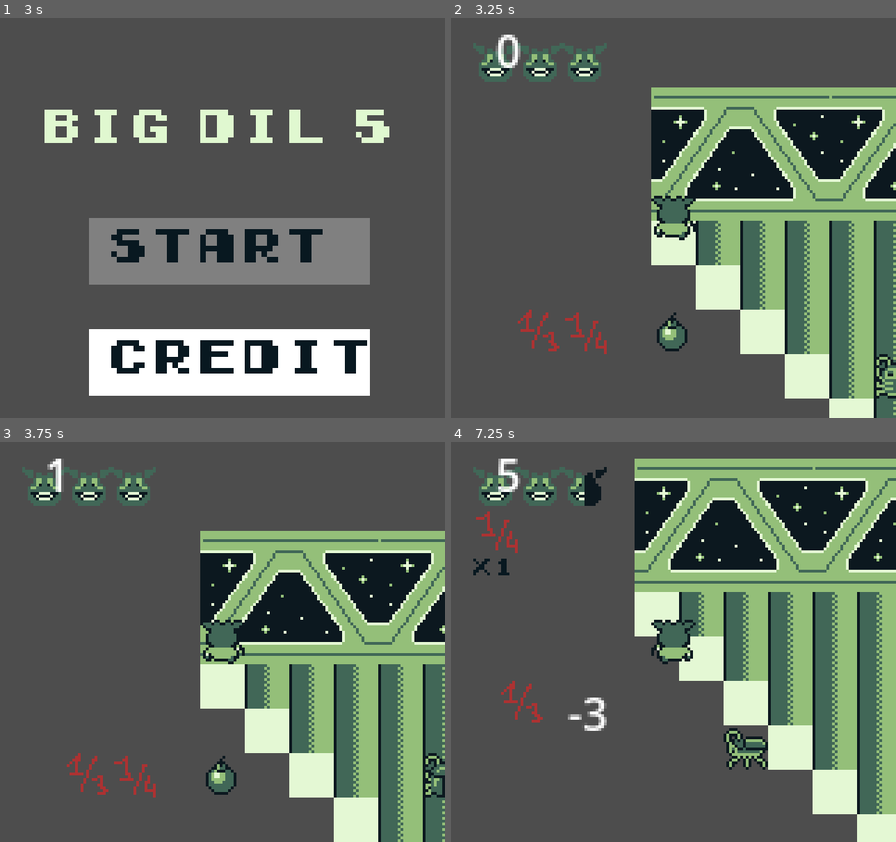
Above: before the commit, frames 1-4 (two rows, left to right).
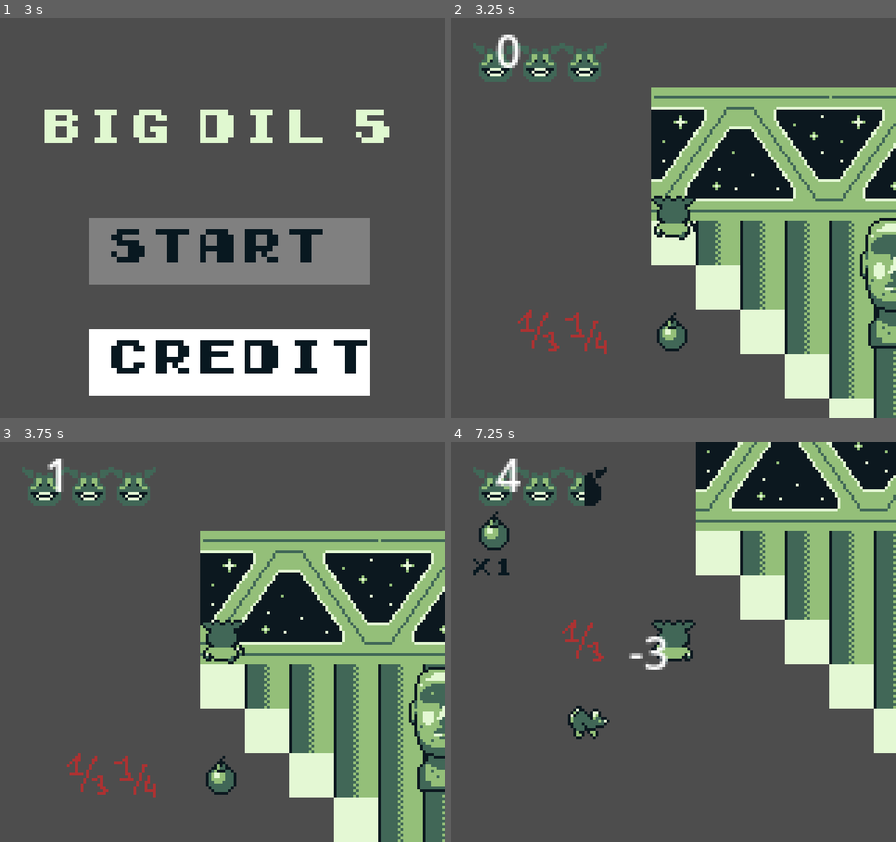
Above: after the commit, the same moments.

Repository: winter-theo/BigDil
Game: Godot game, scene res://Scenes/global.tscn
Same seed, same stepped clock (60 frames per second), same inputs: the game is played once before the commit and once after it.
Inputs:
- Up to frame 1 (3 s): tap Enter (ui_accept) at 0.5, 0.77, 1.52, 2, 2.75 s; hold Right (ui_right) 0.53-1.28 s; tap Shift (select) every 0.75 s from 0.6 to 2.85 s; hold Down (ui_down) 1.28-2.03 s; hold Right (ui_right) 2.03-2.78 s; hold Up (ui_up) from 2.78 s (still down)
- Up to frame 2 (3.25 s): keep holding Up (ui_up); tap Enter (ui_accept) at 3.02 s
- Up to frame 3 (3.75 s): release Up (ui_up) at 3.53 s; hold Left (ui_left) from 3.53 s (still down); tap Shift (select) at 3.6 s
- Up to frame 4 (7.25 s): tap Enter (ui_accept) at 3.77, 4.52, 5, 6.02, 6.77 s; tap Shift (select) every 0.75 s from 4.35 to 6.6 s; release Left (ui_left) at 5.03 s; hold Down (ui_down) 5.03-5.78 s; hold Right (ui_right) 5.78-6.53 s; hold Up (ui_up) from 6.53 s (still down)

Frame 1 is identical in both runs. In frame 2, 1.7% of the frame differs, in the area x 91-100%, y 50-96%; in frame 3, 1.4%; in frame 4, 41%, in the area x 5-100%, y 0-100%.

Commit message:
feat: ajout du rat et du boss Moai

Diff:
--- /dev/null
+++ b/Scenes/moai.gd
@@ -0,0 +1,145 @@
+extends EnemyBase
+
+# ============================================================================
+# Moai (BOSS)
+# ----------------------------------------------------------------------------
+# Statue antique géante (48×48, occupe 3×3 tiles). Boss du donjon.
+#
+# IA :
+#   - Reste sur place (statue immobile)
+#   - Si Bill est aligné en croix avec n'importe quelle partie du Moai
+#     (3 colonnes × 3 rangées) et dans la portée :
+#       Tour 1 : IDLE -> CHARGING (anim charge)
+#       Tour 2 : CHARGING (anim charge)
+#       Tour 3 : FIRING (anim laser, dégâts si Bill toujours sur la croix)
+#       Tour 4 : IDLE (recommence)
+#   - Si Bill est adjacent (collé) : attaque CAC sans charger (backup)
+#
+# Le joueur peut esquiver le laser en sortant de la croix pendant la phase de
+# charge.
+# ============================================================================
+
+enum State { IDLE, CHARGING, FIRING }
+
+# Durée de la phase de charge (en tours du boss).
+const CHARGE_DURATION = 2
+
+# Portée du laser en tiles.
+const LASER_RANGE = 8
+
+# Offset du centre visuel du Moai par rapport à sa position de référence
+# (origine du noeud). Le sprite est offset de (8, -8), donc le centre visuel
+# est ici. C'est par rapport à ce centre qu'on calcule la "croix" de tir.
+const VISUAL_CENTER_OFFSET = Vector2(8, -8)
+
+# Demi-largeur et demi-hauteur du Moai en tiles. 1 = couvre 3 tiles (-1, 0, +1).
+const MOAI_HALF_WIDTH_TILES = 1
+const MOAI_HALF_HEIGHT_TILES = 1
+
+var state: State = State.IDLE
+var charge_counter: int = 0
+
+
+func _ready() -> void:
+	max_hp = 5
+	attack_damage = 1
+	detection_range = LASER_RANGE
+	super()
+	_play("idle")
+
+
+func take_turn() -> void:
+	if is_dead:
+		end_turn()
+		return
+
+	match state:
+		State.IDLE:
+			_handle_idle()
+		State.CHARGING:
+			_handle_charging()
+		State.FIRING:
+			_handle_firing()
+
+
+func _handle_idle() -> void:
+	if _player_on_cross() and _distance_from_visual_center() <= LASER_RANGE:
+		state = State.CHARGING
+		charge_counter = 0
+		_play("charge")
+		end_turn()
+		return
+
+	if is_adjacent_to_player():
+		_play("idle")
+		attack_player()
+		return
+
+	_play("idle")
+	end_turn()
+
+
+func _handle_charging() -> void:
+	charge_counter += 1
+	_play("charge")
+	if charge_counter >= CHARGE_DURATION:
+		state = State.FIRING
+	end_turn()
+
+
+func _handle_firing() -> void:
+	_play("attack")
+	if _player_on_cross() and _distance_from_visual_center() <= LASER_RANGE:
+		if global.can_be_damaged:
+			global.has_taken_damage = true
+			global.damageAmount = attack_damage
+	state = State.IDLE
+	end_turn()
+
+
+# ----------------------------------------------------------------------------
+# Détection étendue : le Moai occupe 3x3 tiles, donc sa "croix" est élargie.
+# ----------------------------------------------------------------------------
+
+# Vecteur en tiles depuis le CENTRE VISUEL du Moai vers le joueur.
+func _player_offset_tiles() -> Vector2:
+	var p = get_player()
+	if p == null:
+		return Vector2.ZERO
+	var moai_center = global_position + VISUAL_CENTER_OFFSET
+	return (p.global_position - moai_center) / tile_size
+
+
+# Distance Manhattan en tiles entre le centre visuel du Moai et le joueur.
+# Utilisée pour la portée du laser.
+func _distance_from_visual_center() -> int:
+	var v = _player_offset_tiles()
+	return int(abs(v.x) + abs(v.y))
+
+
+# Bill est-il dans la croix élargie du Moai ?
+# Vrai si Bill est dans une des 3 colonnes OU dans une des 3 rangées occupées
+# par le Moai, et qu'il n'est PAS dans la zone du Moai elle-même.
+func _player_on_cross() -> bool:
+	var v = _player_offset_tiles()
+	if v == Vector2.ZERO:
+		return false
+
+	var in_columns = abs(v.x) <= MOAI_HALF_WIDTH_TILES
+	var in_rows = abs(v.y) <= MOAI_HALF_HEIGHT_TILES
+
+	# Si Bill est physiquement dans la zone du Moai (ne devrait pas arriver
+	# grâce à la hitbox), on ne déclenche pas le laser.
+	if in_columns and in_rows:
+		return false
+
+	return in_columns or in_rows
+
+
+# Helper pour jouer une animation si elle existe sur l'AnimatedSprite2D.
+func _play(anim_name: String) -> void:
+	if animated_sprite == null:
+		return
+	if animated_sprite.sprite_frames and animated_sprite.sprite_frames.has_animation(anim_name):
+		if animated_sprite.animation != anim_name:
+			animated_sprite.play(anim_name)
--- /dev/null
+++ b/Scenes/moai.tscn
@@ -0,0 +1,88 @@
+[gd_scene load_steps=13 format=3 uid="uid://b8moai7eb03yy2"]
+
+[ext_resource type="Script" path="res://Scenes/moai.gd" id="1_moai"]
+[ext_resource type="Script" path="res://Scenes/MovementTween.gd" id="2_tween"]
+[ext_resource type="Script" path="res://Scenes/RayCast2D.gd" id="3_raycast"]
+[ext_resource type="Texture2D" path="res://Assets/Entities/Enemies/moai.png" id="4_moai_sheet"]
+[ext_resource type="AudioStream" uid="uid://dsywae7apb2lt" path="res://OST/SE/02_dmg.wav" id="5_dmg_sound"]
+
+[sub_resource type="AtlasTexture" id="moai_idle_0"]
+atlas = ExtResource("4_moai_sheet")
+region = Rect2(0, 0, 48, 48)
+
+[sub_resource type="AtlasTexture" id="moai_idle_1"]
+atlas = ExtResource("4_moai_sheet")
+region = Rect2(48, 0, 48, 48)
+
+[sub_resource type="AtlasTexture" id="moai_idle_2"]
+atlas = ExtResource("4_moai_sheet")
+region = Rect2(0, 48, 48, 48)
+
+[sub_resource type="AtlasTexture" id="moai_charge_0"]
+atlas = ExtResource("4_moai_sheet")
+region = Rect2(96, 0, 48, 48)
+
+[sub_resource type="AtlasTexture" id="moai_charge_1"]
+atlas = ExtResource("4_moai_sheet")
+region = Rect2(48, 48, 48, 48)
+
+[sub_resource type="AtlasTexture" id="moai_attack"]
+atlas = ExtResource("4_moai_sheet")
+region = Rect2(96, 48, 48, 48)
+
+[sub_resource type="SpriteFrames" id="moai_frames"]
+animations = [{
+"frames": [{"duration": 1.0, "texture": SubResource("moai_idle_0")}, {"duration": 1.0, "texture": SubResource("moai_idle_1")}, {"duration": 1.0, "texture": SubResource("moai_idle_2")}],
+"loop": true,
+"name": &"idle",
+"speed": 2.0
+}, {
+"frames": [{"duration": 1.0, "texture": SubResource("moai_charge_0")}, {"duration": 1.0, "texture": SubResource("moai_charge_1")}],
+"loop": true,
+"name": &"charge",
+"speed": 6.0
+}, {
+"frames": [{"duration": 1.0, "texture": SubResource("moai_attack")}],
+"loop": false,
+"name": &"attack",
+"speed": 5.0
+}]
+
+[sub_resource type="RectangleShape2D" id="RectangleShape2D_moai"]
+size = Vector2(48, 48)
+
+[node name="Moai" type="CharacterBody2D"]
+script = ExtResource("1_moai")
+
+[node name="AnimatedSprite2D" type="AnimatedSprite2D" parent="."]
+position = Vector2(8, -8)
+sprite_frames = SubResource("moai_frames")
+animation = &"idle"
+autoplay = "idle"
+
+[node name="CollisionShape2D" type="CollisionShape2D" parent="."]
+position = Vector2(8, -8)
+shape = SubResource("RectangleShape2D_moai")
+
+[node name="MovementTween" type="Node" parent="."]
+script = ExtResource("2_tween")
+move_time = 0.3
+
+[node name="RayCast2D" type="RayCast2D" parent="."]
+script = ExtResource("3_raycast")
+
+[node name="Label" type="Label" parent="."]
+offset_left = -4.0
+offset_top = -34.0
+offset_right = 28.0
+offset_bottom = -22.0
+theme_override_font_sizes/font_size = 8
+theme_override_colors/font_color = Color(0.878431, 0.972549, 0.815686, 1)
+
+[node name="AudioStreamPlayer" type="AudioStreamPlayer" parent="."]
+stream = ExtResource("5_dmg_sound")
+pitch_scale = 0.5
+
+[node name="Timer" type="Timer" parent="."]
+wait_time = 0.48
+one_shot = true
--- a/Scenes/overworld.tscn
+++ b/Scenes/overworld.tscn
@@ -8,6 +8,8 @@
 [ext_resource type="PackedScene" uid="uid://c5v1gyj645utw" path="res://Scenes/bomb.tscn" id="5_rd03f"]
 [ext_resource type="PackedScene" uid="uid://cp1oxdiwwrbdj" path="res://Scenes/placeholder_enemy.tscn" id="7_ar1sb"]
 [ext_resource type="PackedScene" uid="uid://bmcl8sqolxf41" path="res://Scenes/cafard.tscn" id="8_2ngsa"]
+[ext_resource type="PackedScene" path="res://Scenes/rat.tscn" id="9_c0h7r"]
+[ext_resource type="PackedScene" path="res://Scenes/moai.tscn" id="10_v1c68"]
 
 [sub_resource type="TileSetAtlasSource" id="TileSetAtlasSource_hqxwm"]
 texture = ExtResource("1_mmyif")
@@ -103,4 +105,10 @@
 position = Vector2(-104, 16)
 
 [node name="Cafard" parent="." unique_id=1449493787 instance=ExtResource("8_2ngsa")]
-position = Vector2(40, 40)
+position = Vector2(-149, 15)
+
+[node name="Rat" parent="." unique_id=1166663444 instance=ExtResource("9_c0h7r")]
+position = Vector2(-150, 51)
+
+[node name="Moai" parent="." unique_id=978392613 instance=ExtResource("10_v1c68")]
+position = Vector2(33, 14)
--- /dev/null
+++ b/Scenes/rat.gd
@@ -0,0 +1,38 @@
+extends EnemyBase
+
+# ============================================================================
+# Rat
+# ----------------------------------------------------------------------------
+# Plus tanky que le cafard : 3 PV au lieu de 1. Inflige 1 dégât en CAC.
+# Comportement identique au cafard : avance vers Bill, attaque quand adjacent.
+# ============================================================================
+
+
+func _ready() -> void:
+	max_hp = 3
+	attack_damage = 1
+	detection_range = 5
+	super()
+
+
+func take_turn() -> void:
+	if is_dead:
+		end_turn()
+		return
+
+	# 1. Si adjacent à Bill : attaque CAC.
+	if is_adjacent_to_player():
+		attack_player()
+		return
+
+	# 2. Si dans la zone de détection : avance vers Bill (avec contournement).
+	if distance_to_player_tiles() <= detection_range:
+		if smart_move_toward_player():
+			return  # le tween émettra turn_finished à la fin
+
+	# 3. Hors de portée OU bloqué : errance aléatoire.
+	if wander():
+		return
+
+	# 4. Tout bloqué : passe son tour.
+	end_turn()
--- /dev/null
+++ b/Scenes/rat.tscn
@@ -0,0 +1,86 @@
+[gd_scene format=3 uid="uid://b8rat7eb02xx1"]
+
+[ext_resource type="Script" path="res://Scenes/rat.gd" id="1_rat"]
+[ext_resource type="Script" path="res://Scenes/MovementTween.gd" id="2_tween"]
+[ext_resource type="Script" path="res://Scenes/RayCast2D.gd" id="3_raycast"]
+[ext_resource type="Texture2D" path="res://Assets/Entities/Enemies/rat.png" id="4_rat_sheet"]
+[ext_resource type="AudioStream" uid="uid://dsywae7apb2lt" path="res://OST/SE/02_dmg.wav" id="5_dmg_sound"]
+
+[sub_resource type="AtlasTexture" id="rat_down_0"]
+atlas = ExtResource("4_rat_sheet")
+region = Rect2(16, 0, 16, 16)
+
+[sub_resource type="AtlasTexture" id="rat_down_1"]
+atlas = ExtResource("4_rat_sheet")
+region = Rect2(16, 16, 16, 16)
+
+[sub_resource type="AtlasTexture" id="rat_side_0"]
+atlas = ExtResource("4_rat_sheet")
+region = Rect2(16, 32, 16, 16)
+
+[sub_resource type="AtlasTexture" id="rat_side_1"]
+atlas = ExtResource("4_rat_sheet")
+region = Rect2(16, 48, 16, 16)
+
+[sub_resource type="AtlasTexture" id="rat_up_0"]
+atlas = ExtResource("4_rat_sheet")
+region = Rect2(16, 64, 16, 16)
+
+[sub_resource type="AtlasTexture" id="rat_up_1"]
+atlas = ExtResource("4_rat_sheet")
+region = Rect2(16, 80, 16, 16)
+
+[sub_resource type="SpriteFrames" id="rat_frames"]
+animations = [{
+"frames": [{"duration": 1.0, "texture": SubResource("rat_down_0")}, {"duration": 1.0, "texture": SubResource("rat_down_1")}],
+"loop": true,
+"name": &"walk_down",
+"speed": 3.0
+}, {
+"frames": [{"duration": 1.0, "texture": SubResource("rat_side_0")}, {"duration": 1.0, "texture": SubResource("rat_side_1")}],
+"loop": true,
+"name": &"walk_side",
+"speed": 3.0
+}, {
+"frames": [{"duration": 1.0, "texture": SubResource("rat_up_0")}, {"duration": 1.0, "texture": SubResource("rat_up_1")}],
+"loop": true,
+"name": &"walk_up",
+"speed": 3.0
+}]
+
+[sub_resource type="RectangleShape2D" id="RectangleShape2D_rat"]
+size = Vector2(16, 16)
+
+[node name="Rat" type="CharacterBody2D"]
+script = ExtResource("1_rat")
+
+[node name="AnimatedSprite2D" type="AnimatedSprite2D" parent="."]
+sprite_frames = SubResource("rat_frames")
+animation = &"walk_down"
+autoplay = "walk_down"
+
+[node name="CollisionShape2D" type="CollisionShape2D" parent="."]
+shape = SubResource("RectangleShape2D_rat")
+
+[node name="MovementTween" type="Node" parent="."]
+script = ExtResource("2_tween")
+move_time = 0.2
+
+[node name="RayCast2D" type="RayCast2D" parent="."]
+script = ExtResource("3_raycast")
+
+[node name="Label" type="Label" parent="."]
+offset_left = -4.0
+offset_top = -14.0
+offset_right = 28.0
+offset_bottom = -2.0
+theme_override_font_sizes/font_size = 8
+theme_override_colors/font_color = Color(0.878431, 0.972549, 0.815686, 1)
+
+[node name="AudioStreamPlayer" type="AudioStreamPlayer" parent="."]
+stream = ExtResource("5_dmg_sound")
+pitch_scale = 1.0
+
+[node name="Timer" type="Timer" parent="."]
+wait_time = 0.48
+one_shot = true
Binary file added: Assets/Entities/Enemies/Moai.png
Not shown, added: Assets/Entities/Enemies/Moai.png.import
Binary file added: Assets/Entities/Enemies/Rat.png
Not shown, added: Assets/Entities/Enemies/Rat.png.import
Not shown, added: Scenes/moai.gd.uid
Not shown, added: Scenes/rat.gd.uid
